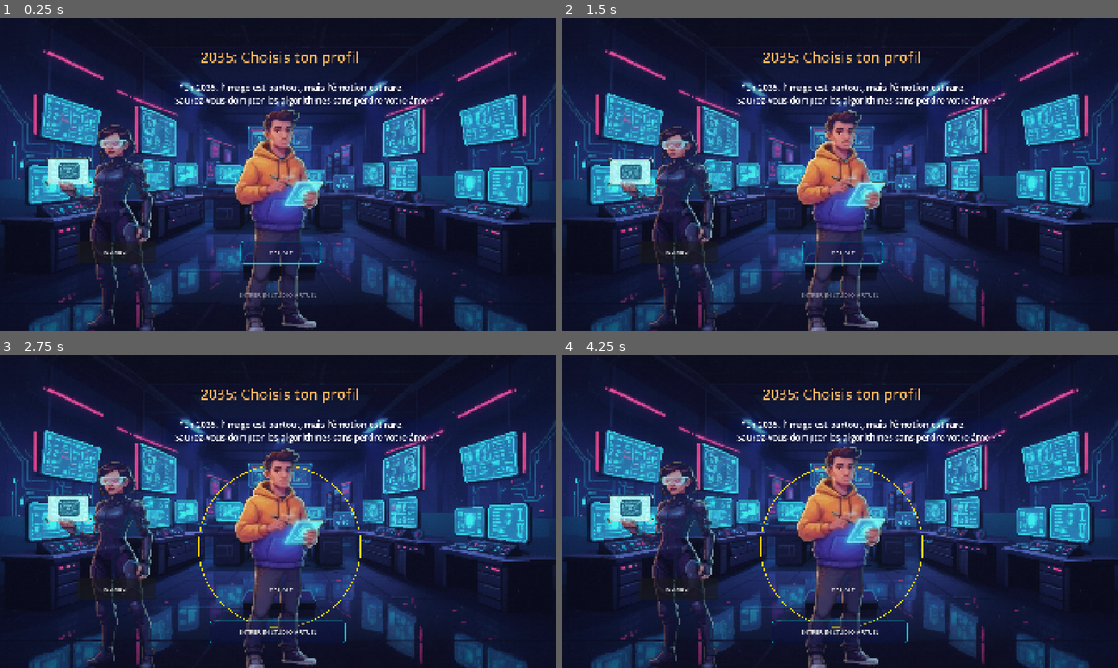
Above: before the commit, frames 1-4 (two rows, left to right).
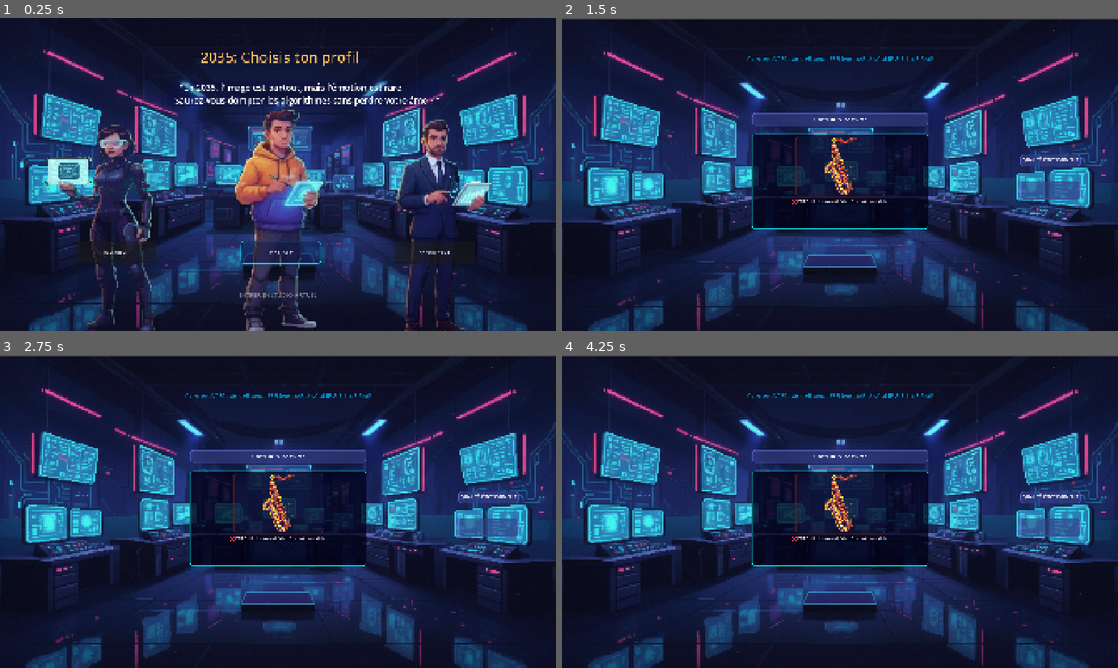
Above: after the commit, the same moments.

Repository: BrasSelva/SeriousGame-Godot-Engine
Game: Godot game, scene res://Scenes/Core/CharacterSelection.tscn
The game is run twice, just before and just after one commit, with the same random seed, the same clock (stepped at 60 frames per second) and the same inputs. This scene is started directly instead of the project's main scene.
Inputs (mouse positions are in pixels of both pictures, inside the frame that each line leads up to):
- Up to frame 1 (0.25 s): no input
- Up to frame 2 (1.5 s): click (995, 252) at 0.5 s, where only the run after the commit has a clickable "CONSULTANT"; click (840, 296) at 1.25 s, where only the run after the commit has a clickable "ENTRER EN STUDIO VIRTUEL"
- Up to frame 3 (2.75 s): click (283, 589) at 2 s, where only the run before the commit has a clickable "ARTISTE"
- Up to frame 4 (4.25 s): click (678, 589) at 2.75 s, where only the run before the commit has a clickable "INGENIEUR"; click (845, 589) at 3.5 s, where only the run before the commit has a clickable "ARTISTE"

The runs differ from the first frame. In frame 1, 3.0% of the frame differs, in the area x 71-89%, y 32-100%; in frame 2, 30%, in the area x 0-100%, y 0-100%; in frame 3, 29%; in frame 4, 29%.

Commit message:
feat: ajout personnage consultant dans CharacterSelection - idle, cercle sélection, bouton

Diff:
--- a/Scenes/Core/CharacterSelection.tscn
+++ b/Scenes/Core/CharacterSelection.tscn
@@ -1,10 +1,11 @@
 [gd_scene format=3 uid="uid://cygxaeiw8pewc"]
 
 [ext_resource type="Script" uid="uid://6kmypjlqhda1" path="res://Scripts/Controllers/CharacterSelection.gd" id="1_qn6g5"]
-[ext_resource type="PackedScene" uid="uid://cqd2njmmyes5n" path="res://Scenes/Core/idle_artiste.tscn" id="3_46ke7"]
+[ext_resource type="PackedScene" uid="uid://dtrpl4chqloo2" path="res://Scenes/Core/idle_artiste.tscn" id="3_46ke7"]
 [ext_resource type="Texture2D" uid="uid://bxodmortvbhxr" path="res://_Assets/Images/backgrounds/background_sci_fi.png" id="3_e40r0"]
 [ext_resource type="PackedScene" uid="uid://d1emk4jdbcs6v" path="res://Scenes/Core/idle_ingenieur.tscn" id="4_46ke7"]
 [ext_resource type="Script" uid="uid://bnk0xnk626g0t" path="res://Scripts/selection_circle.gd" id="5_q7pyh"]
+[ext_resource type="PackedScene" uid="uid://clipwbvg6fkre" path="res://Scenes/Core/idle_consultant.tscn" id="6_rwp6t"]
 
 [sub_resource type="StyleBoxLine" id="StyleBoxLine_e40r0"]
 
@@ -89,6 +90,10 @@
 position = Vector2(-249, 292)
 script = ExtResource("5_q7pyh")
 
+[node name="Node2D_Consultant" parent="VBoxContainer/HBoxContainer" unique_id=2020450521 instance=ExtResource("6_rwp6t")]
+position = Vector2(814, 365)
+script = ExtResource("5_q7pyh")
+
 [node name="ArtisteName" type="Button" parent="." unique_id=757297782]
 layout_mode = 1
 anchors_preset = 7
@@ -132,3 +137,11 @@
 offset_right = 538.0
 offset_bottom = 846.0
 text = "INGENIEUR"
+
+[node name="ConsultantName" type="Button" parent="." unique_id=34089446]
+layout_mode = 0
+offset_left = 1360.0
+offset_top = 771.0
+offset_right = 1639.0
+offset_bottom = 850.0
+text = "CONSULTANT"
--- a/Scenes/Core/idle_consultant.tscn
+++ b/Scenes/Core/idle_consultant.tscn
@@ -57,10 +57,11 @@
 "speed": 12.0
 }]
 
-[node name="Node2D" type="Node2D" unique_id=2020450521]
+[node name="Node2D3" type="Node2D" unique_id=2020450521]
 
 [node name="AnimatedSprite2D" type="AnimatedSprite2D" parent="." unique_id=1188377122]
-position = Vector2(0, -1)
+position = Vector2(1, -1.9999999)
+scale = Vector2(2.4167612, 2.0851684)
 sprite_frames = SubResource("SpriteFrames_sxu07")
 animation = &"idle"
 frame = 7
--- a/Scripts/Controllers/CharacterSelection.gd
+++ b/Scripts/Controllers/CharacterSelection.gd
@@ -3,8 +3,10 @@
 @onready var play_button = $PlayButton
 @onready var artiste_button = $ArtisteName
 @onready var ingenieur_button = $IngenieurName
+@onready var consultant_button = $ConsultantName
 @onready var perso_youcef = $VBoxContainer/HBoxContainer/Node2D
 @onready var perso_ingenieur = $VBoxContainer/HBoxContainer/Node2D_Ingenieur
+@onready var perso_consultant = $VBoxContainer/HBoxContainer/Node2D_Consultant
 
 func _ready():
 	if play_button:
@@ -17,6 +19,9 @@
 	if ingenieur_button:
 		ingenieur_button.pressed.connect(_on_ingenieur_button_pressed)
 
+	if consultant_button:
+		consultant_button.pressed.connect(_on_consultant_button_pressed)
+
 	# Animation idle Artiste
 	if perso_youcef and perso_youcef.has_node("AnimatedSprite2D"):
 		perso_youcef.get_node("AnimatedSprite2D").play("idle")
@@ -27,11 +32,18 @@
 		perso_ingenieur.get_node("AnimatedSprite2D").play("idle")
 		print("Ingénieur est animé !")
 
+	# Animation idle Consultant
+	if perso_consultant and perso_consultant.has_node("AnimatedSprite2D"):
+		perso_consultant.get_node("AnimatedSprite2D").play("idle")
+		print("Consultant est animé !")
+
 func _deselect_all():
 	if perso_youcef and perso_youcef.has_method("deselect"):
 		perso_youcef.deselect()
 	if perso_ingenieur and perso_ingenieur.has_method("deselect"):
 		perso_ingenieur.deselect()
+	if perso_consultant and perso_consultant.has_method("deselect"):
+		perso_consultant.deselect()
 
 func _on_artiste_button_pressed():
 	print("Personnage Artiste sélectionné !")
@@ -55,6 +67,17 @@
 	else:
 		print("❌ ALERTE : Le script du cercle n'est pas attaché à l'Ingénieur !")
 
+func _on_consultant_button_pressed():
+	print("Personnage Consultant sélectionné !")
+	GameManager.current_persona = "consultant"
+	GameManager.current_mission = 1
+	play_button.disabled = false
+	_deselect_all()
+	if perso_consultant and perso_consultant.has_method("select"):
+		perso_consultant.select()
+	else:
+		print("❌ ALERTE : Le script du cercle n'est pas attaché au Consultant !")
+
 func _on_play_button_pressed():
 	if GameManager.current_persona == "":
 		print("❌ Aucun personnage sélectionné !")
--- a/Scripts/Utils/ScenarioParser.gd
+++ b/Scripts/Utils/ScenarioParser.gd
@@ -17,25 +17,30 @@
 # Personnage Ingénieur
 @onready var scene_ingenieur = $MainLayout/LeftPanel_Perso/Node2D_Ingenieur
 
+# Personnage Consultant
+@onready var scene_consultant = $MainLayout/LeftPanel_Perso/Node2D_Consultant
+
 @onready var cadre_rouge = $MainLayout/CenterPanel_Story/StoryBox/VBoxContainer/BorderIllustration
 
 var ecriture_tween: Tween
 
 func _ready():
-	# Cacher tous les personnages par défaut
 	if scene_idle:
 		scene_idle.hide()
 	if scene_arms:
 		scene_arms.hide()
 	if scene_ingenieur:
 		scene_ingenieur.hide()
-
-	# Afficher le bon personnage selon le persona sélectionné
+	if scene_consultant:
+		scene_consultant.hide()
+
 	match GameManager.current_persona:
 		"artiste":
 			_init_artiste()
 		"ingenieur":
 			_init_ingenieur()
+		"consultant":
+			_init_consultant()
 
 	scenario_data = load_scenario_from_file(GameManager.get_scenario_path())
 	afficher_noeud("start")
@@ -57,9 +62,16 @@
 			sprite.play("idle")
 			print("Ingénieur animé dans ScenarioParser !")
 
+func _init_consultant():
+	if scene_consultant != null and is_instance_valid(scene_consultant):
+		scene_consultant.show()
+		var sprite = scene_consultant.get_node_or_null("AnimatedSprite2D")
+		if sprite:
+			sprite.play("idle")
+			print("Consultant animé dans ScenarioParser !")
+
 # --- SÉQUENCE D'ANIMATION (artiste uniquement) ---
 func lancer_sequence_animation():
-	# L'animation bras croisés n'existe que pour l'artiste
 	if GameManager.current_persona != "artiste":
 		return
 
@@ -130,7 +142,7 @@
 		if cadre_rouge:
 			cadre_rouge.hide()
 
-	elif current_node.has("image"):
+	elif node_id.begins_with("fin_echec"):
 		story_text.text = current_node["text"]
 		story_text.add_theme_color_override("default_color", Color.RED)
 		if illustration:
--- a/project.godot
+++ b/project.godot
@@ -12,7 +12,7 @@
 
 config/name="YouAndAI_SeriousGame"
 run/main_scene="uid://dadqmrq6wt4va"
-config/features=PackedStringArray("4.7", "GL Compatibility")
+config/features=PackedStringArray("4.6", "GL Compatibility")
 config/icon="uid://crmirahdrsg1a"
 
 [autoload]
Not shown: 1 places in Scenes/Core/idle_consultant.tscn that only renumber resources
